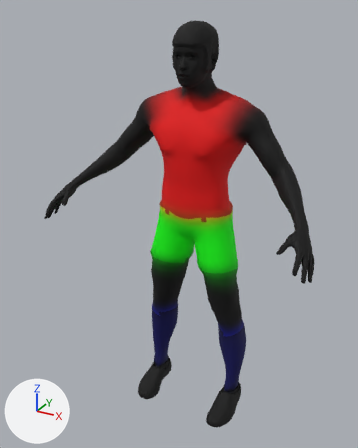
Two versions of the glTF model assets/oval3d/player_average.glb, one commit apart.
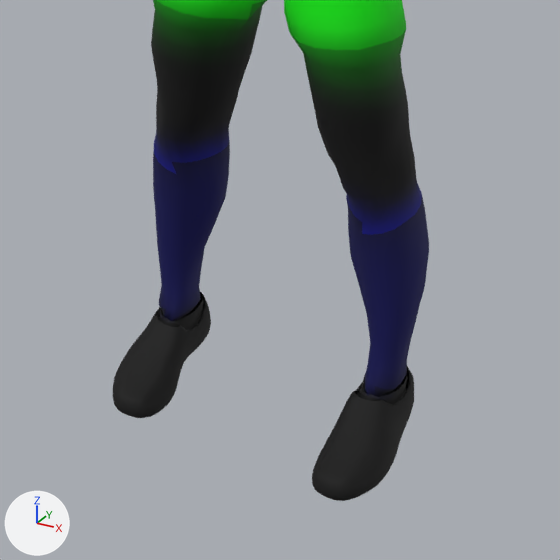
Old and new are each drawn whole from a 50 mm camera at (0.97, -1.958, 1.939) aimed at (-0.037, -0.127, 1.024) and again close up on the part from 28% to 81% of the width and 57% to 100% of the height. Arrows for +X, +Y and +Z are at lower left; the lights stay in place. The last two pictures show the newer version. Vertices at exactly the same position are counted once.

In view in the first close-up: 'average'.
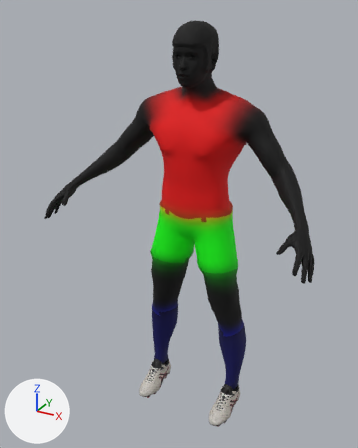
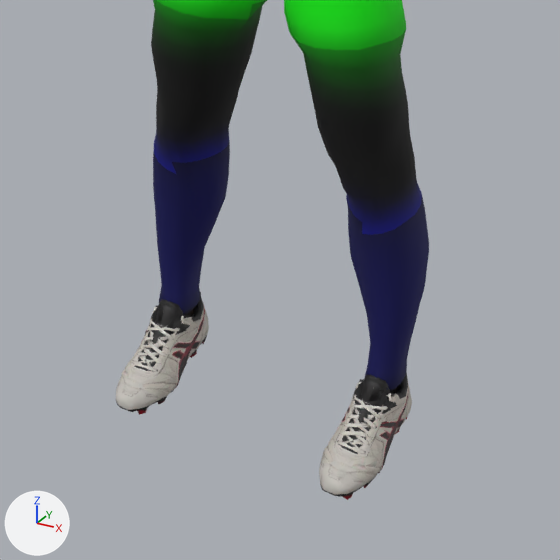
Location of each change, (x1, y1, x2, y2) in pixels of the close-ups (560 x 560 px; the box of a moved part takes in the faces that stretch with it):
'average', reshaped: before (113, 0, 429, 501); after (116, 0, 429, 500)
part 1 of me_base_001, moved or reshaped: before (113, 292, 211, 418); after (116, 292, 209, 415)
part 2 of me_base_001, moved or reshaped: before (312, 366, 414, 501); after (319, 373, 412, 500)
part 3 of me_base_001, recoloured: before (145, 311, 380, 425); after (147, 331, 380, 421)
part 4 of me_base_001, recoloured: before (145, 311, 380, 425); after (147, 331, 380, 421)

Patch to the scene script:
```diff
--- a/assets/oval3d/player_average.glb.py
+++ b/assets/oval3d/player_average.glb.py
@@ img_soccer_cleat_3d_model_basecolor @@
+img_soccer_cleat_3d_model_basecolor = load_image('soccer_cleat_3d_model_basecolor', '_unpacked/soccer_cleat_3d_model_basecolor', 512, 512, 'sRGB')
@@ mat_ard_boot_real @@
+mat_ard_boot_real = bpy.data.materials.new('ARD_boot_real')
+# uses the picture img_soccer_cleat_3d_model_basecolor
@@ me_base_001 @@
 # used by ob_average; location = (0.0, 0.0, 0.0)
-me_base_001.from_pydata(...)  # 12790 vertices, 25384 faces; spans x -0.63..0.63, y -0.41..0.1, z -0.02..1.89
+me_base_001.from_pydata(...)  # 12710 vertices, 25564 faces; spans x -0.63..0.63, y -0.41..0.1, z -0.02..1.89
+# me_base_001 part 1: 75 vertices moved from x -0.26..-0.15, y -0.23..0.06, z -0.01..0.1 to x -0.26..-0.16, y -0.23..0.06, z -0.01..0.11; 569 vertices removed from x -0.28..-0.16, y -0.23..0.06, z -0.02..0.1; 529 vertices added at x -0.26..-0.16, y -0.22..0.06, z -0.02..0.14
+# me_base_001 part 2: 73 vertices moved from x 0.15..0.26, y -0.23..0.06, z -0.01..0.1 to x 0.16..0.26, y -0.23..0.06, z -0.01..0.11; 570 vertices removed from x 0.16..0.28, y -0.23..0.06, z -0.02..0.1; 530 vertices added at x 0.16..0.26, y -0.22..0.06, z -0.02..0.14
+# me_base_001 part 3: 15 kept faces spanning x -0.25..0.24, y -0.13..0.05, z -0.01..0.09 get new vertex colours; the middle colour goes from black #000000 to white #ffffff
+# me_base_001 part 4: 15 faces spanning x -0.25..0.24, y -0.13..0.05, z -0.01..0.09 switch from mat_ard_boot to mat_ard_boot_real
 me_base_001.materials.append(mat_ard_skin)
```
